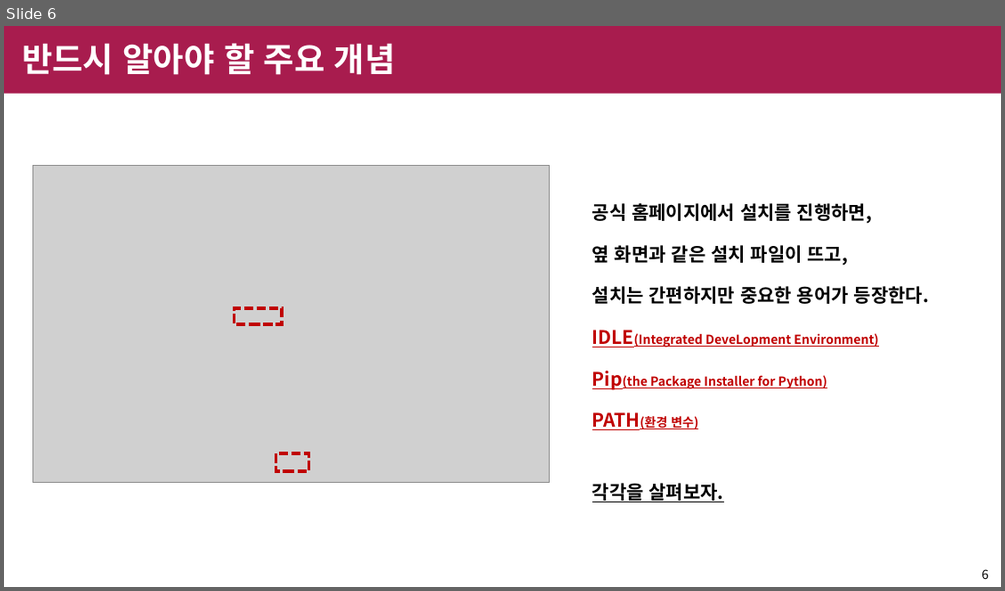
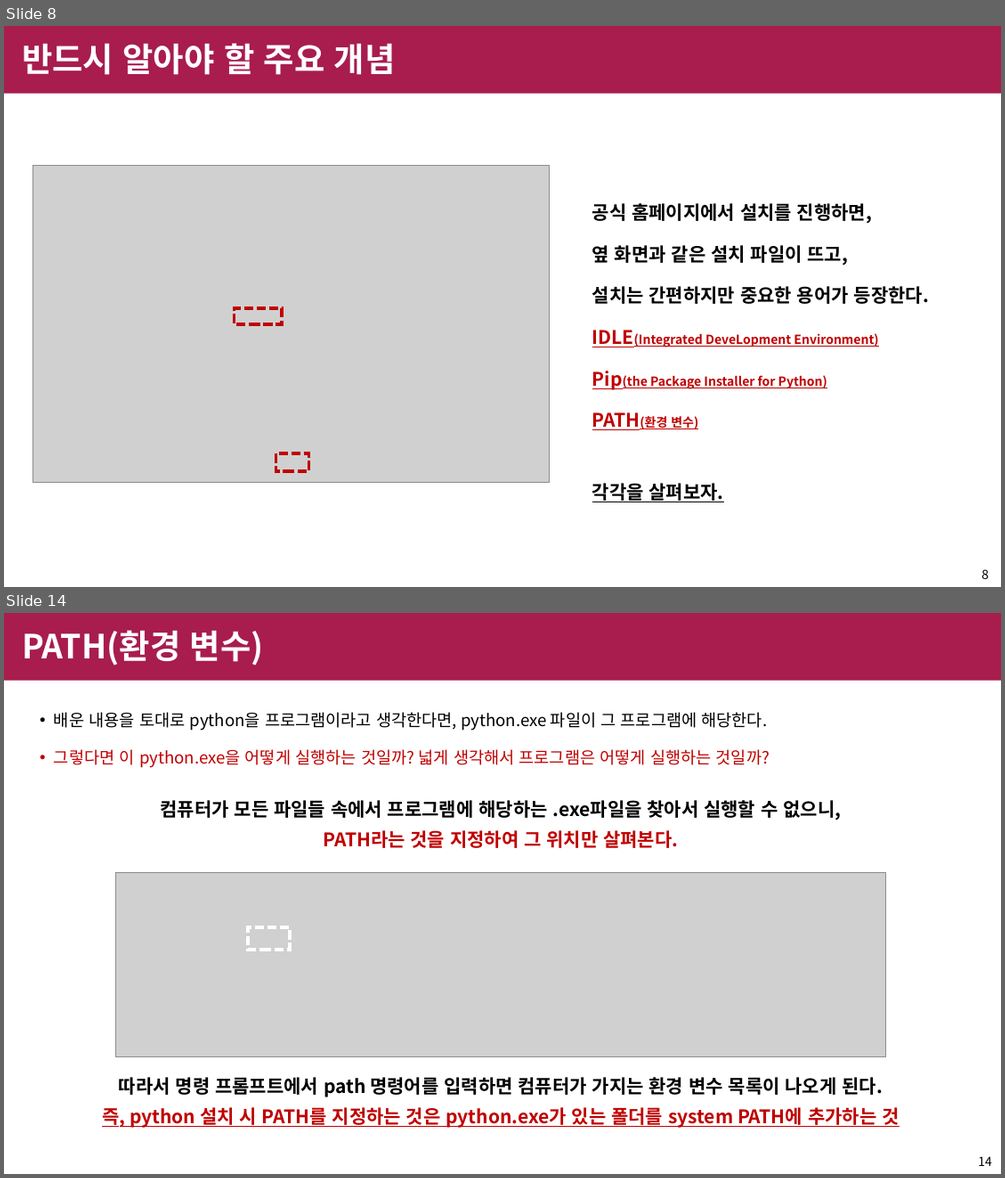
Before and after one commit to shinychan95/R_to_Python, a slide deck: R/python 설치 정리.pptx. Shown one above the other, each under a label of ours: slide 6 before the commit, slides 8 and 14 after it; the slides between them are not shown. The pictures are 1005x591 and 1005x1178 pixels, drawn with LibreOffice and Linux fonts; fonts in the diff are those of the drawing; grey boxes stand for pictures; background and template pictures are left out. Boxes give left, top, right and bottom in pixels: in the first picture for what was removed or moved away, otherwise in the second. Text is boxed around its words. In the diff, an @@ line names an element or a change of style, - is before the commit and + after.

Commit message:
python research final

```diff
--- a/R/python 설치 정리.pptx
+++ b/R/python 설치 정리.pptx
@@ slide 14 added at box(4, 613, 1001, 1174), background #FFFFFF; not listed: 1 template element that a slide beside it also shows @@
@@ title added at box(22, 630, 264, 666), 32 pt, text #FFFFFF, bold @@
+PATH(환경 변수)
@@ text added at box(54, 712, 769, 768), 16 pt, text #000000 @@
+• 배운 내용을 토대로 python을 프로그램이라고 생각한다면, python.exe 파일이 그 프로그램에 해당한다.
+• 그렇다면 이 python.exe을 어떻게 실행하는 것일까? 넓게 생각해서 프로그램은 어떻게 실행하는 것일까?
@@ text added at box(161, 800, 841, 848), 18 pt, text #000000, bold @@
+컴퓨터가 모든 파일들 속에서 프로그램에 해당하는 .exe파일을 찾아서 실행할 수 없으니,
+PATH라는 것을 지정하여 그 위치만 살펴본다.
@@ picture added at box(115, 873, 886, 1056) @@
@@ rectangle added at box(248, 928, 290, 949), outline #FFFFFF 3 pt dashed @@
@@ text added at box(102, 1077, 898, 1127), 18 pt, text #C00000, bold, underline @@
+따라서 명령 프롬프트에서 path 명령어를 입력하면 컴퓨터가 가지는 환경 변수 목록이 나오게 된다.
+즉, python 설치 시 PATH를 지정하는 것은 python.exe가 있는 폴더를 system PATH에 추가하는 것
@@ page number added at box(978, 1156, 992, 1166), 12 pt, text #000000 @@
+14
@@ what was slide 6 is now slide 8 @@
@@ page number at box(981, 569, 988, 579): text changed @@
-6
+8
```
Also in this commit, not shown: 7 slides changed, 10 other slides added, 6 slides removed.
